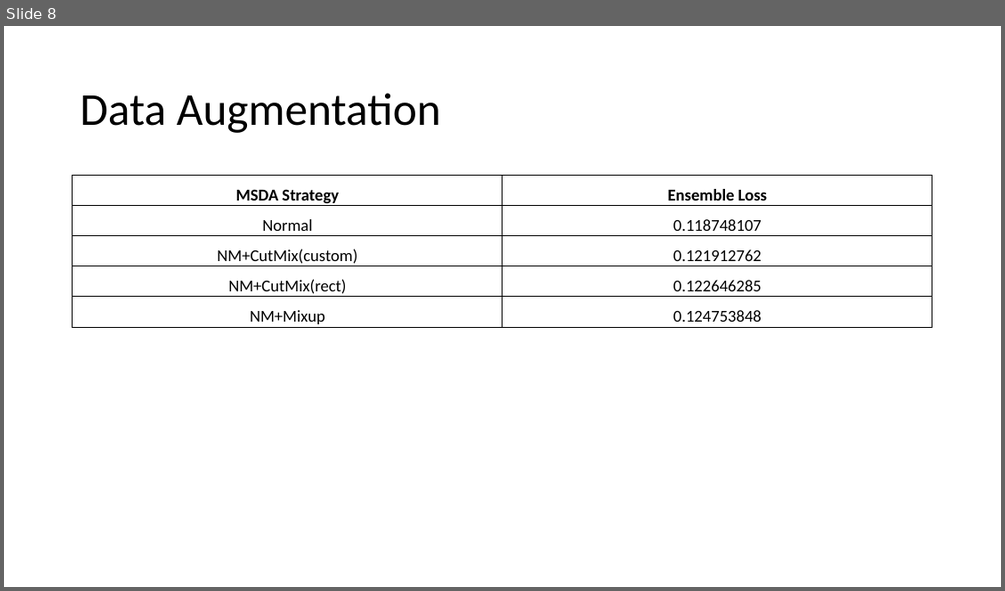
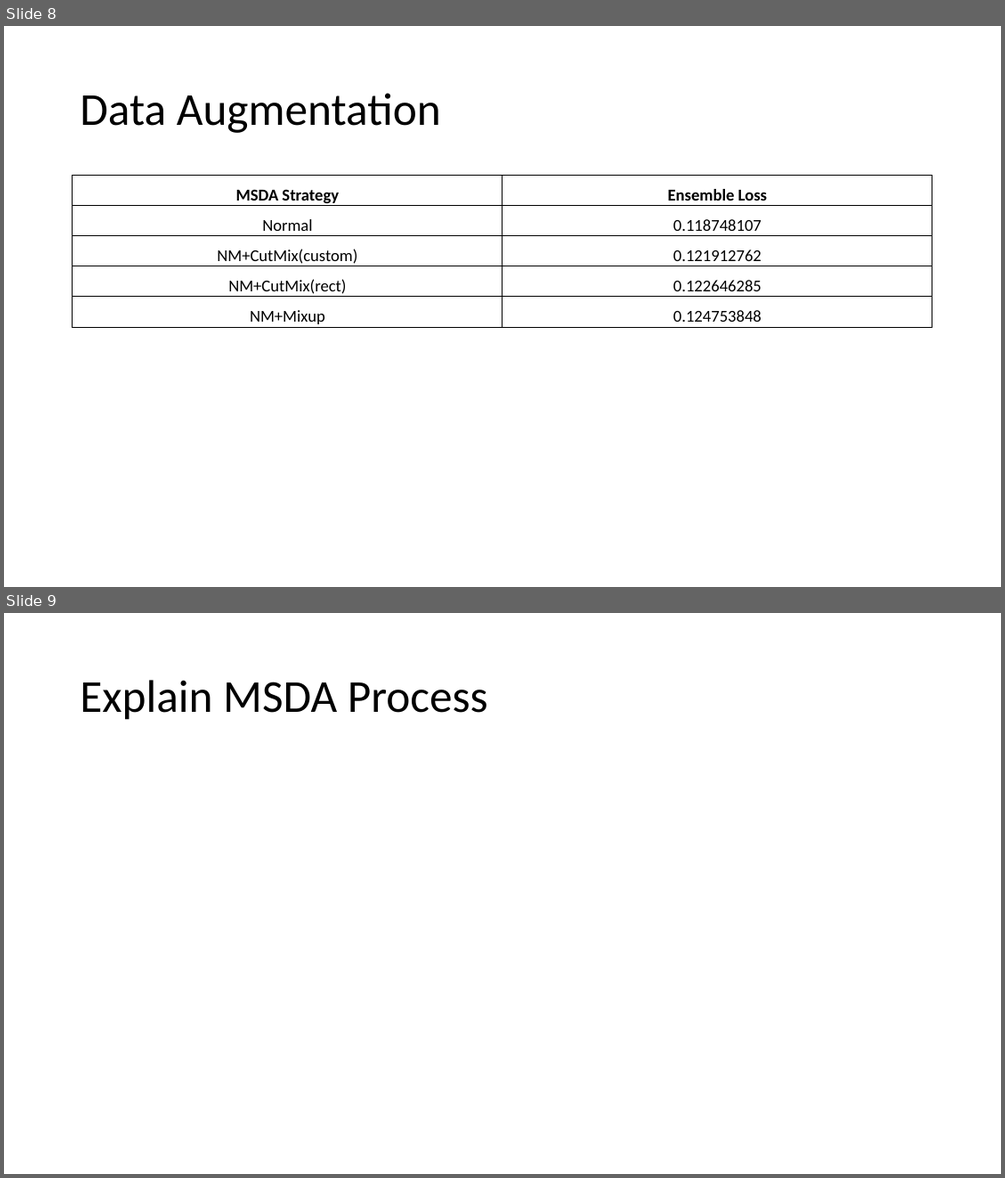
Before and after one commit to yashlal/Microbial-Vector-Field-Analysis, a slide deck: 117pres.pptx. Shown one above the other, each under a label of ours: slide 8 before the commit, slides 8 and 9 after it. The pictures are 1005x591 and 1005x1178 pixels, drawn with LibreOffice and Linux fonts; fonts in the diff are those of the drawing. Boxes give left, top, right and bottom in pixels: in the first picture for what was removed or moved away, otherwise in the second. Text is boxed around its words. In the diff, an @@ line names an element or a change of style, - is before the commit and + after.

```diff
--- a/117pres.pptx
+++ b/117pres.pptx
@@ slide 9 added at box(4, 613, 1001, 1174), background #FFFFFF @@
@@ title added at box(80, 680, 488, 720), 44 pt, text #000000 @@
+Explain MSDA Process
```
Also in this commit, not shown: 1 slide changed, 4 other files.
